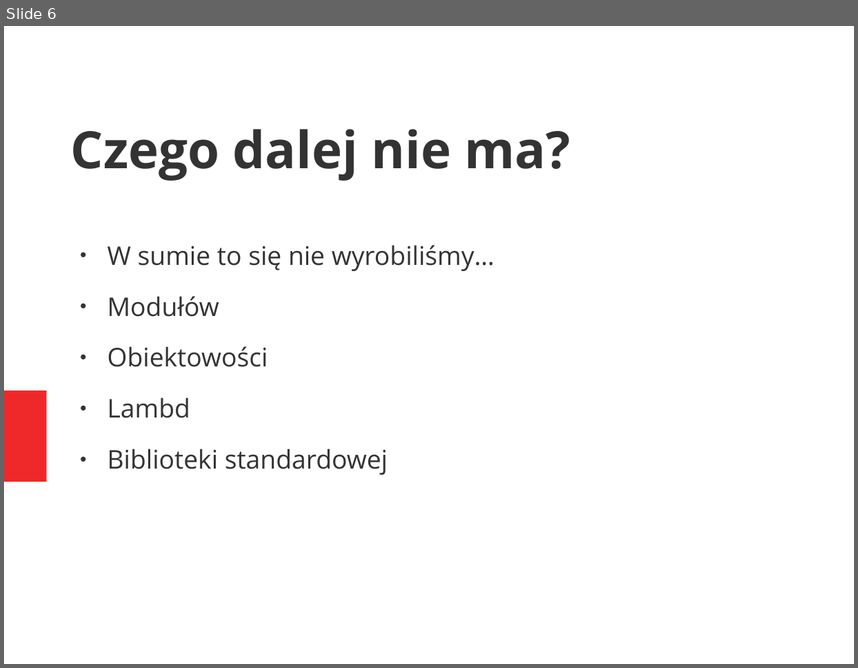
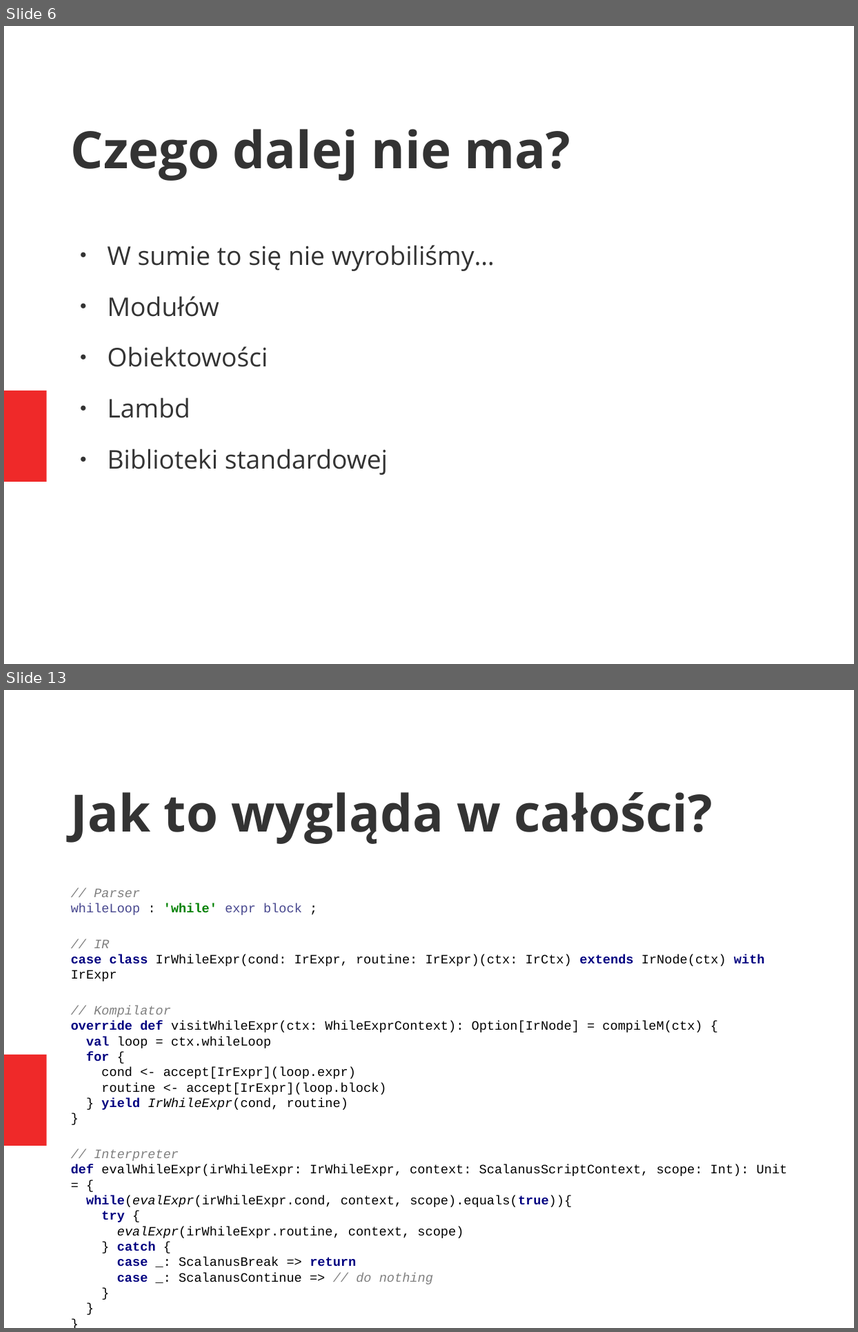
Before and after one commit to mkaput/scalanus, a slide deck: doc/slides_pl.odp. Shown one above the other, each under a label of ours: slide 6 before the commit, slides 6 and 13 after it; the slides between them are not shown. The pictures are 858x668 and 858x1332 pixels, drawn with LibreOffice and Linux fonts; fonts in the diff are those of the drawing. Boxes give left, top, right and bottom in pixels: in the first picture for what was removed or moved away, otherwise in the second. Text is boxed around its words. In the diff, an @@ line names an element or a change of style, - is before the commit and + after.

Commit message:
finish slides

```diff
--- a/doc/slides_pl.odp
+++ b/doc/slides_pl.odp
@@ slide 13 added at <box>4,690,854,1328</box>, background #FFFFFF; not listed: 1 template element that a slide beside it also shows @@
@@ title added at <box>71,792,713,844</box>, 48 pt, text #333333, bold @@
+Jak to wygląda w całości?
@@ text added at <box>71,889,788,1284</box>, 12 pt, text #000000 @@
+// Parser
+whileLoop : 'while' expr block ;
+// IR
+case class IrWhileExpr(cond: IrExpr, routine: IrExpr)(ctx: IrCtx) extends IrNode(ctx) with IrExpr
+// Kompilator
+override def visitWhileExpr(ctx: WhileExprContext): Option[IrNode] = compileM(ctx) {
+val loop = ctx.whileLoop
+for {
+cond <- accept[IrExpr](loop.expr)
+routine <- accept[IrExpr](loop.block)
+} yield IrWhileExpr(cond, routine)
+}
+// Interpreter
+def evalWhileExpr(irWhileExpr: IrWhileExpr, context: ScalanusScriptContext, scope: Int): Unit = {
+while(evalExpr(irWhileExpr.cond, context, scope).equals(true)){
+try {
+evalExpr(irWhileExpr.routine, context, scope)
+} catch {
+case _: ScalanusBreak => return
+case _: ScalanusContinue => // do nothing
+}
+}
+}
```
Also in this commit, not shown: 1 slide changed, 7 other slides added, 3 other files.
